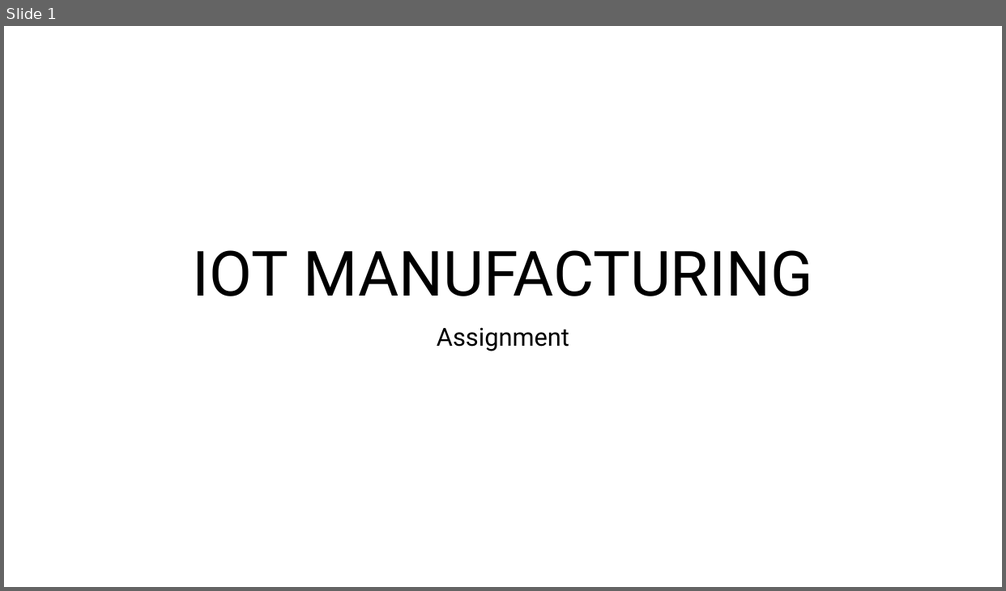
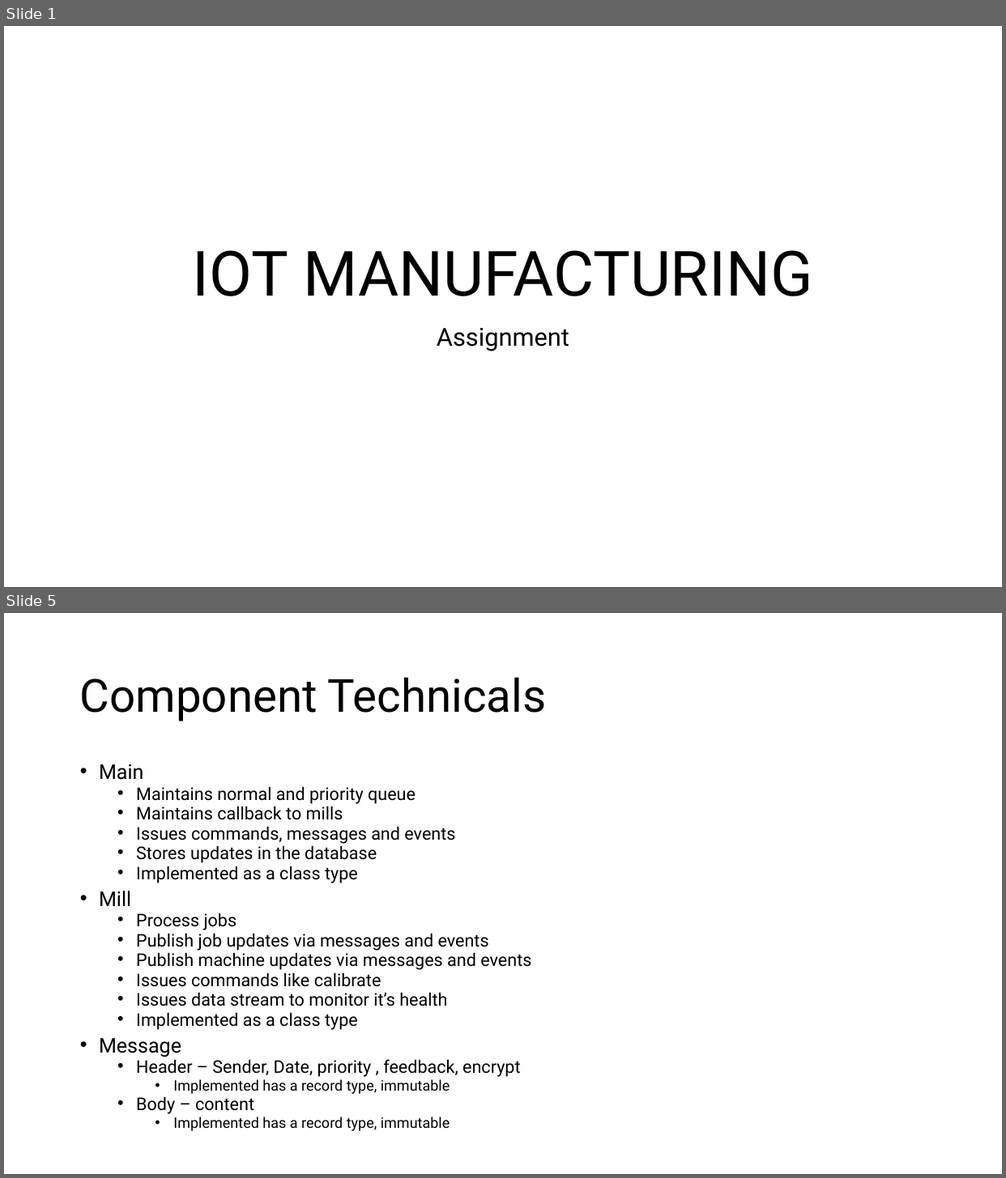
Before and after one commit to pankajkhara/advansys, a slide deck: docs/Assignment.pptx. Shown one above the other, each under a label of ours: slide 1 before the commit, slides 1 and 5 after it; the slides between them are not shown. The pictures are 1006x591 and 1006x1178 pixels, drawn with LibreOffice and Linux fonts; fonts in the diff are those of the drawing. Boxes give left, top, right and bottom in pixels: in the first picture for what was removed or moved away, otherwise in the second. Text is boxed around its words. In the diff, an @@ line names an element or a change of style, - is before the commit and + after.

Commit message:
added solution and technicals

```diff
--- a/docs/Assignment.pptx
+++ b/docs/Assignment.pptx
@@ slide 5 added at [4,613,1002,1174], background #FFFFFF @@
@@ title added at [80,677,546,722], 44 pt, text #000000 @@
+Component Technicals
@@ text added at [99,764,531,1131], 16.8 pt, text #000000 @@
+• Main
+  • Maintains normal and priority queue
+  • Maintains callback to mills
+  • Issues commands, messages and events
+  • Stores updates in the database
+  • Implemented as a class type
+• Mill
+  • Process jobs
+  • Publish job updates via messages and events
+  • Publish machine updates via messages and events
+  • Issues commands like calibrate
+  • Issues data stream to monitor it’s health
+  • Implemented as a class type
+• Message
+  • Header – Sender, Date, priority , feedback, encrypt
+    • Implemented has a record type, immutable
+  • Body – content
+    • Implemented has a record type, immutable
```
Also in this commit, not shown: 1 slide changed, 2 other slides added, 1 slide removed.
